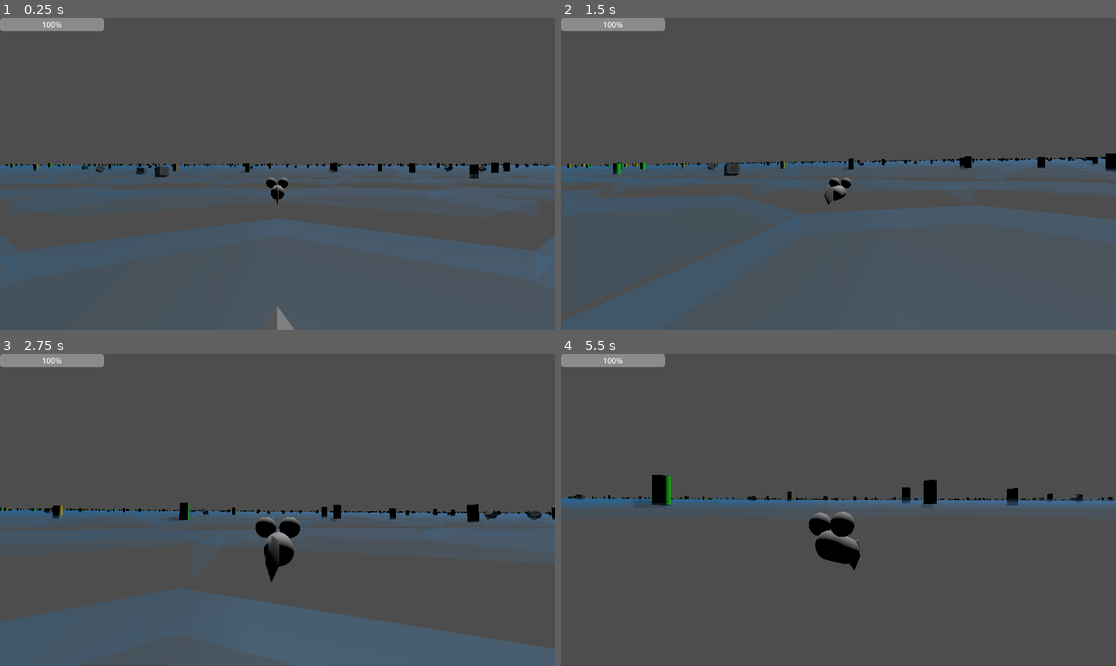
Above: before the commit, frames 1-4 (two rows, left to right).
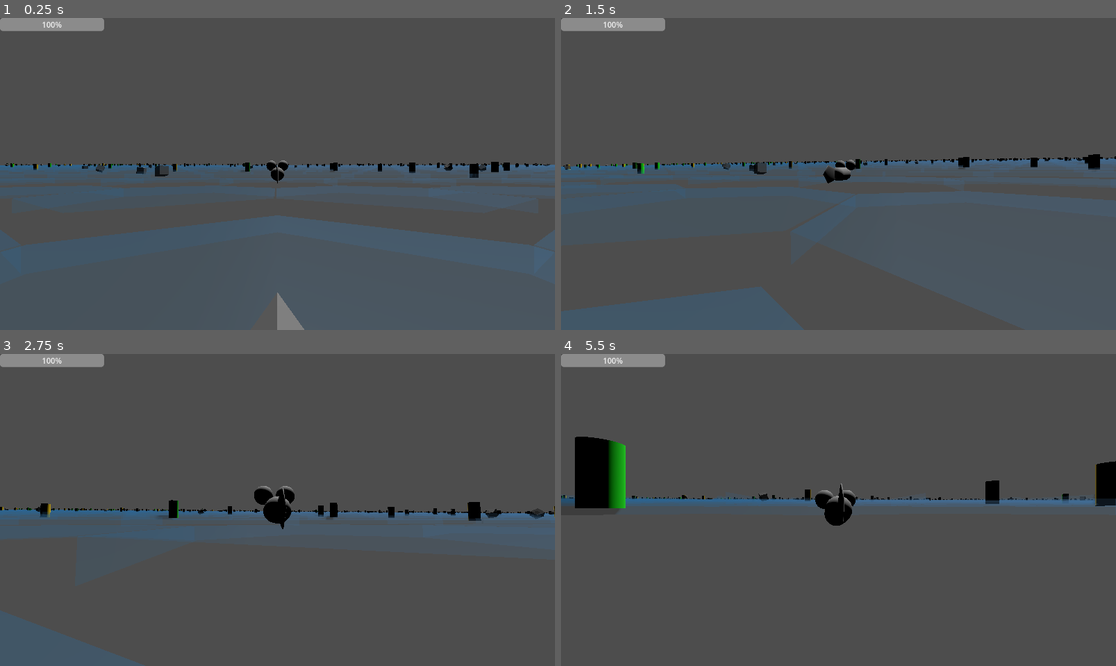
Above: after the commit, the same moments.

Repository: ruapotato/symbiotic-seas
Game: Godot game, scene res://world.tscn
The game is run twice, just before and just after one commit, with the same random seed, the same clock (stepped at 60 frames per second) and the same inputs.
Inputs (mouse positions are in pixels of both pictures, inside the frame that each line leads up to):
- Up to frame 1 (0.25 s): no input
- Up to frame 2 (1.5 s): tap Enter at 0.5 s; move the mouse to (866, 174) at 0.52 s; hold Mouse wheel up (zoom_in) 0.53-1.28 s; hold W (forward) from 0.53 s (still down); move the mouse to (810, 174) at 1.27 s; tap Mouse wheel down (zoom_out) at 1.35 s
- Up to frame 3 (2.75 s): keep holding W (forward); move the mouse to (288, 503) at 2.02 s; hold Mouse wheel up (zoom_in) from 2.03 s (still down)
- Up to frame 4 (5.5 s): keep holding W (forward); move the mouse to (832, 516) at 2.77 s; release Mouse wheel up (zoom_in) at 2.78 s; tap Mouse wheel down (zoom_out) at 2.85, 4.35 s; move the mouse to (877, 513) at 3.52 s; hold Mouse wheel up (zoom_in) 3.53-4.28 s; move the mouse to (794, 506) at 4.27 s; move the mouse to (844, 510) at 5.02 s; hold Mouse wheel up (zoom_in) from 5.03 s (still down)

The runs differ from the first frame. In frame 1, 2.5% of the frame differs, in the area x 0-100%, y 45-100%; in frame 2, 8.3%; in frame 3, 15%, in the area x 0-100%, y 42-100%; in frame 4, 5.7%.

Commit message:
Swich to RigidBody3D for player

Diff:
--- a/clownfish.gd
+++ b/clownfish.gd
@@ -1,4 +1,4 @@
-extends CharacterBody3D
+extends RigidBody3D
 
 @export var SPEED = 10.0
 @export var ROTATION_SPEED = 10.0
@@ -10,69 +10,68 @@
 @export var TAIL_CENTER_SPEED = 20.0
 @export var MOVEMENT_THRESHOLD = 0.1
 @export var MOUSE_SENSITIVITY = 0.005
-@export var STAGGER_RECOVERY_SPEED = 5.0  # New export variable for stagger recovery
+@export var WATER_DRAG_COEFFICIENT = 0.5
+@export var ROTATIONAL_DRAG_COEFFICIENT = 0.2  # New export variable for rotational drag
 @export var START_LIFE = 100
 
 @onready var spring_arm = $piv/SpringArm3D
-@onready var tail_piv = $mesh/tail_piv
+@onready var tail_piv = $tail_piv
 @onready var piv = $piv
+@onready var mesh = $mesh
 
 var life = START_LIFE
 var tail_swing_time = 0.0
 var current_tail_angle = 0.0
-var target_velocity = Vector3(0,0,0)
-var stagger = Vector3(0,0,0)
+var target_velocity = Vector3.ZERO
+var input_dir = Vector3.ZERO
 
 func _ready():
 	Input.mouse_mode = Input.MOUSE_MODE_CAPTURED
-	$piv/SpringArm3D.add_excluded_object(self)
+	spring_arm.add_excluded_object(self)
 
 func _physics_process(delta):
-	handle_stagger(delta)
+	apply_movement_force(delta)
+	keep_camera()
+	handle_rotation(delta)
+	apply_water_drag(delta)
+	animate_tail(delta)
 
-	if stagger.length() > 0:
-		# If staggered, don't process normal movement
-		return
+func _integrate_forces(state):
+	# Apply buoyancy force
+	state.apply_central_force(Vector3.UP * gravity_scale * state.total_gravity.length())
 
-	target_velocity = Vector3(0,0,0)
+func apply_movement_force(delta):
 	var input_dir = Input.get_vector("left", "right", "forward", "backward")
 	var direction = (piv.transform.basis * Vector3(input_dir.x, 0, input_dir.y)).normalized()
-	var speed = SPEED
 
-	if direction:
-		target_velocity.x = direction.x * speed
-		target_velocity.z = direction.z * speed
-		target_velocity.y = direction.y * speed
-	else:
-		target_velocity.x = lerp(target_velocity.x, 0.0, delta * 5)
-		target_velocity.z = lerp(target_velocity.z, 0.0, delta * 5)
-		target_velocity.y = lerp(target_velocity.y, 0.0, delta * 5)
+	if input_dir.length() > 0:
+		apply_central_force(direction * SPEED)
 
-	velocity = velocity.lerp(target_velocity, delta * 5.0)
+func handle_rotation(delta):
+	if linear_velocity.length() > MOVEMENT_THRESHOLD:
+		var look_direction = linear_velocity.normalized()
+		var new_transform = global_transform.looking_at(global_position + look_direction, Vector3.UP)
+		global_transform = global_transform.interpolate_with(new_transform, delta * ROTATION_SPEED)
 
-	move_and_slide()
+func keep_camera():
+	piv.global_position = global_position
 
-	if velocity.length() > MOVEMENT_THRESHOLD:
-		var look_direction = velocity.normalized()
-		var new_transform = transform.looking_at(transform.origin + look_direction, Vector3.UP)
-		$mesh.transform = $mesh.transform.interpolate_with(new_transform, delta * ROTATION_SPEED)
-		$mesh.global_position = global_position
+func apply_water_drag(delta):
+	# Linear drag
+	var velocity = linear_velocity
+	var speed = velocity.length()
 
-	animate_tail(delta)
+	if speed > 0:
+		var drag_force = -velocity.normalized() * speed * speed * WATER_DRAG_COEFFICIENT * delta
+		apply_central_force(drag_force)
 
-func handle_stagger(delta):
-	if stagger.length() > 0:
-		# Apply the stagger push
-		velocity = stagger
-		move_and_slide()
-
-		# Gradually reduce the stagger effect
-		stagger = stagger.lerp(Vector3.ZERO, delta * STAGGER_RECOVERY_SPEED)
-		#print(stagger)
-
-		# If stagger is very small, reset it to zero
-		if stagger.length() < 0.1:
-			stagger = Vector3.ZERO
+	if angular_velocity.length() > .01:
+		angular_velocity = lerp(angular_velocity, Vector3(0,0,0), delta * 10)
+	# Rotational drag
+	#var angular_velocity_magnitude = angular_velocity.length()
+	#if angular_velocity_magnitude > 0:
+	#	var rotational_drag_torque = -angular_velocity.normalized() * angular_velocity_magnitude * angular_velocity_magnitude * ROTATIONAL_DRAG_COEFFICIENT
+	#	apply_torque(rotational_drag_torque)
 
 func _unhandled_input(event):
 	if event is InputEventMouseMotion:
@@ -85,14 +84,15 @@
 
 func rotate_camera(mouse_motion):
 	piv.rotate_y(-mouse_motion.x * MOUSE_SENSITIVITY)
+	#piv.rotate_x(-mouse_motion.y * MOUSE_SENSITIVITY)
 	piv.rotate_object_local(Vector3.RIGHT, -mouse_motion.y * MOUSE_SENSITIVITY)
-	piv.rotation.x = clamp(piv.rotation.x, deg_to_rad(-90), deg_to_rad(90))
+	#piv.rotation.x = clamp(piv.rotation.x, deg_to_rad(-90), deg_to_rad(90))
 
 func zoom_camera(zoom_direction):
 	spring_arm.spring_length = clamp(spring_arm.spring_length + zoom_direction, MIN_ZOOM, MAX_ZOOM)
 
 func animate_tail(delta):
-	var speed = velocity.length()
+	var speed = linear_velocity.length()
 	var is_moving = speed > MOVEMENT_THRESHOLD
 
 	if is_moving:
@@ -104,5 +104,11 @@
 		current_tail_angle = lerp(current_tail_angle, 0.0, delta * TAIL_CENTER_SPEED)
 
 	tail_piv.rotation.y = current_tail_angle
+	tail_piv.rotation.z = 0
+	tail_piv.rotation.x = 0
+	$piv/SpringArm3D/Camera3D.rotation = Vector3(0,0,0)
 
 	tail_swing_time = fmod(tail_swing_time, TAU)
+
+func set_stagger(stagger_vector):
+	apply_central_impulse(stagger_vector)
--- a/clownfish.tscn
+++ b/clownfish.tscn
@@ -18,41 +18,39 @@
 height = 0.01
 radial_segments = 5
 
-[node name="Clownfish" type="CharacterBody3D"]
+[node name="Clownfish" type="RigidBody3D"]
+gravity_scale = 0.0
+angular_damp_mode = 1
+angular_damp = 100.0
 script = ExtResource("1_k0ndl")
 
 [node name="CollisionShape3D" type="CollisionShape3D" parent="."]
 shape = SubResource("SphereShape3D_nvy1s")
 
 [node name="piv" type="Node3D" parent="."]
-transform = Transform3D(1, 0, 0, 0, 1, 0, 0, 0, 1, 0, 0.0900983, -0.0197296)
+transform = Transform3D(1, 0, 0, 0, 1, 0, 0, 0, 1, 0, 0.09, 0)
+top_level = true
 
 [node name="SpringArm3D" type="SpringArm3D" parent="piv"]
 
 [node name="Camera3D" type="Camera3D" parent="piv/SpringArm3D"]
 
-[node name="mesh" type="Node3D" parent="."]
-transform = Transform3D(1, 0, 0, 0, 1, 0, 0, 0, 1, 0, 0, -0.025176)
+[node name="MeshInstance3D" type="MeshInstance3D" parent="."]
+transform = Transform3D(1, 0, 0, 0, -4.37114e-08, -1, 0, 1, -4.37114e-08, 0, 0, -0.027753)
+mesh = SubResource("CapsuleMesh_eux8e")
 
-[node name="MeshInstance3D" type="MeshInstance3D" parent="mesh"]
-transform = Transform3D(1, 0, 0, 0, -4.37114e-08, -1, 0, 1, -4.37114e-08, 0, 0, -0.00257701)
-mesh = SubResource("CapsuleMesh_eux8e")
-skeleton = NodePath("../..")
+[node name="MeshInstance3D2" type="MeshInstance3D" parent="."]
+transform = Transform3D(1, 0, 0, 0, -4.37114e-08, -1, 0, 1, -4.37114e-08, -0.0320438, 0.044, -0.0774229)
+mesh = SubResource("SphereMesh_yox00")
 
-[node name="MeshInstance3D2" type="MeshInstance3D" parent="mesh"]
-transform = Transform3D(1, 0, 0, 0, -4.37114e-08, -1, 0, 1, -4.37114e-08, -0.0320438, 0.044, -0.0522469)
+[node name="MeshInstance3D3" type="MeshInstance3D" parent="."]
+transform = Transform3D(1, 0, 0, 0, -4.37114e-08, -1, 0, 1, -4.37114e-08, 0.0300902, 0.044, -0.0745811)
 mesh = SubResource("SphereMesh_yox00")
-skeleton = NodePath("../..")
 
-[node name="MeshInstance3D3" type="MeshInstance3D" parent="mesh"]
-transform = Transform3D(1, 0, 0, 0, -4.37114e-08, -1, 0, 1, -4.37114e-08, 0.0300902, 0.044, -0.0494051)
-mesh = SubResource("SphereMesh_yox00")
-skeleton = NodePath("../..")
+[node name="tail_piv" type="Node3D" parent="."]
+transform = Transform3D(1, 0, 0, 0, 1, 0, 0, 0, 1, 0, 0, 0.027737)
 
-[node name="tail_piv" type="Node3D" parent="mesh"]
-transform = Transform3D(1, 0, 0, 0, 1, 0, 0, 0, 1, 0, 0, 0.052913)
-
-[node name="MeshInstance3D2" type="MeshInstance3D" parent="mesh/tail_piv"]
+[node name="MeshInstance3D2" type="MeshInstance3D" parent="tail_piv"]
 transform = Transform3D(-4.37114e-08, -1, 0, 1, -4.37114e-08, 0, 0, 0, 1, 0, 0, 0.0383698)
 mesh = SubResource("SphereMesh_xyjjj")
-skeleton = NodePath("../../..")
+skeleton = NodePath("../..")
--- a/shark.gd
+++ b/shark.gd
@@ -8,7 +8,7 @@
 const TAIL_SWING_SPEED = 5.0
 const TAIL_SWING_AMPLITUDE = 30.0
 const LUNGE_DISTANCE = 5.0
-const LUNGE_FORCE = 20.0
+const LUNGE_FORCE = 20
 const LUNGE_COOLDOWN = 2.0
 const RETREAT_SPEED = 7.0
 const MAX_ROTATION_SPEED = 2.0
